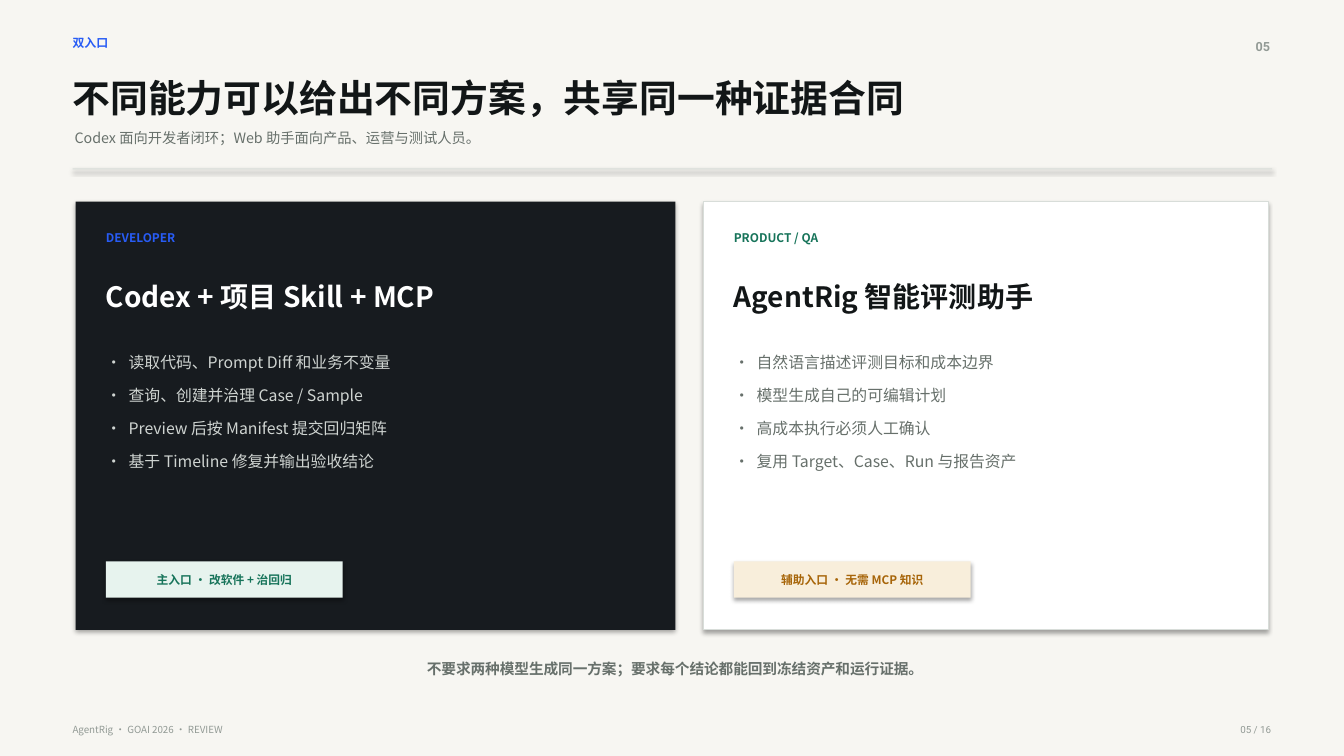
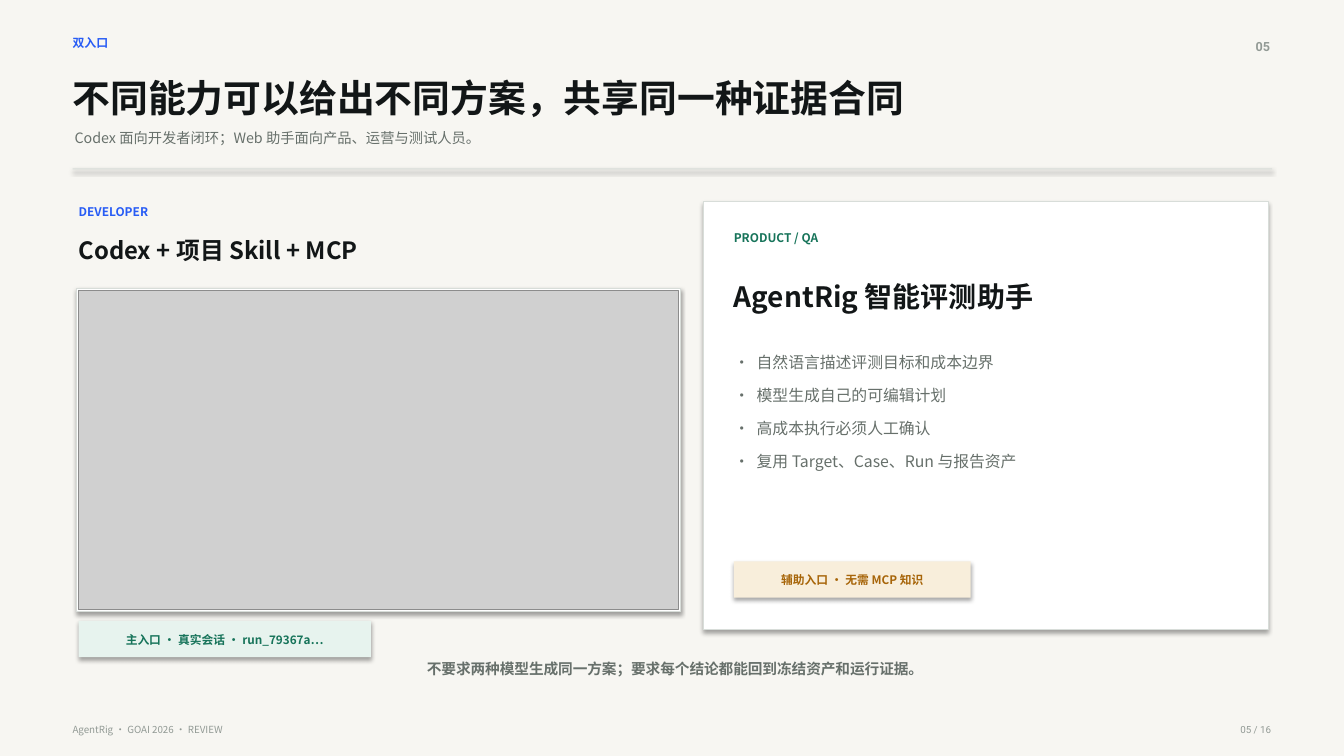
Before and after one commit to ChenCJ-io/agentrig, a slide deck: slide 5 of docs/competition/AgentRig-GOAI-2026-初赛方案.pptx. Drawn at 1344x756 pixels with LibreOffice and Linux fonts; fonts in the diff are those of the drawing; grey boxes stand for pictures. Boxes give left, top, right and bottom in pixels: in the first picture for what was removed or moved away, otherwise in the second. Text is boxed around its words. In the diff, an @@ line names an element or a change of style, - is before the commit and + after.

```diff
--- a/docs/competition/AgentRig-GOAI-2026-初赛方案.pptx
+++ b/docs/competition/AgentRig-GOAI-2026-初赛方案.pptx
@@ text "DEVELOPER": place and size @@
-text "DEVELOPER" at bbox=[106, 233, 176, 242]
+text "DEVELOPER" at bbox=[79, 207, 149, 216]
@@ text "Codex + 项目 Skill + ...": place and size @@
-text "Codex + 项目 Skill + ..." at bbox=[106, 284, 434, 310]
+text "Codex + 项目 Skill + ..." at bbox=[79, 239, 358, 261]
@@ text "Codex + 项目 Skill + ..." at bbox=[79, 239, 358, 261]: size 20 to 17 pt, text colour #FFFFFF to #121617 @@
@@ rectangle: place and size @@
-rectangle at bbox=[76, 202, 676, 630]
+rectangle at bbox=[77, 288, 681, 612]
@@ rectangle at bbox=[77, 288, 681, 612]: fill #171B1F to #FFFFFF; outline none to #D8DDD9 0.7 pt @@
@@ picture added at bbox=[79, 290, 679, 610] @@
@@ text removed at bbox=[129, 354, 391, 469] @@
-• 读取代码、Prompt Diff 和业务不变量
-• 查询、创建并治理 Case / Sample
-• Preview 后按 Manifest 提交回归矩阵
-• 基于 Timeline 修复并输出验收结论
@@ rectangle: place and size @@
-rectangle at bbox=[106, 562, 343, 598]
+rectangle at bbox=[79, 621, 371, 657]
@@ text at bbox=[126, 634, 323, 646]: text changed @@
-主入口 · 改软件 + 治回归
+主入口 · 真实会话 · run_79367a…
```
Also in this commit, not shown: 12 other slides changed, 13 other files.
